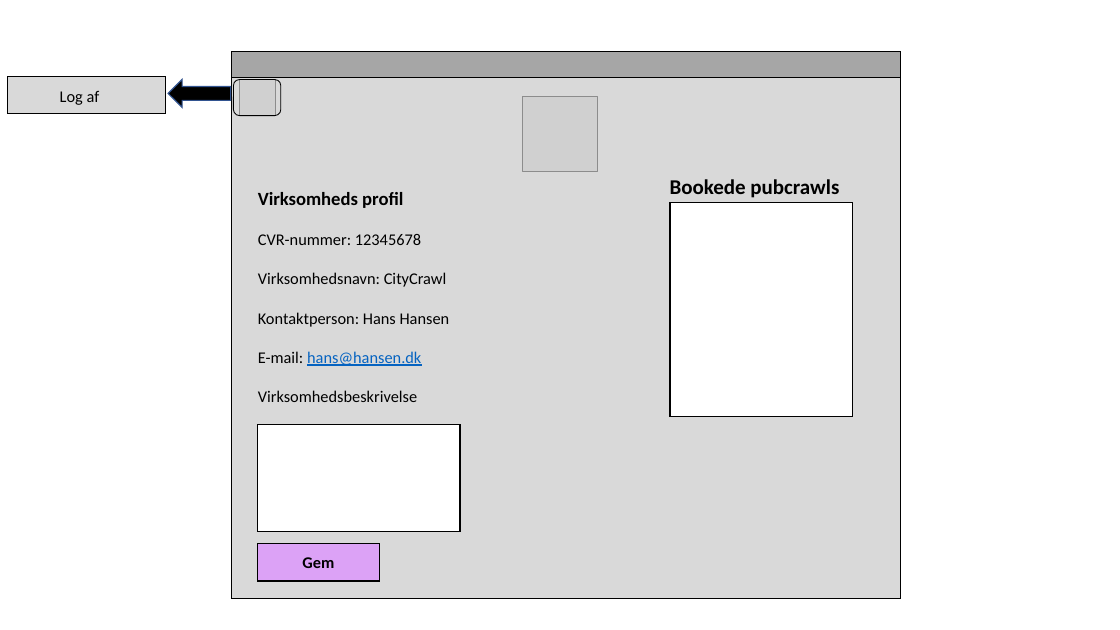
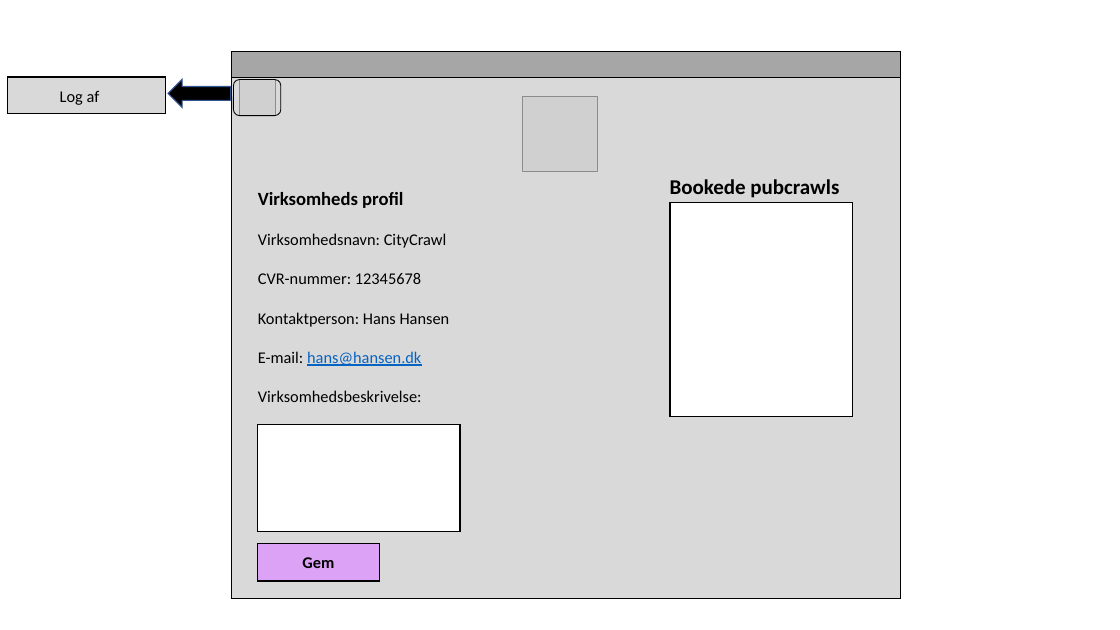
Before and after one commit to CityCrawl/CityCrawl, a slide deck: slide 5 of Diagrammer/CC-Web_design/CC_Web_Vinduer.pptx. Drawn at 1120x630 pixels with LibreOffice and Linux fonts; fonts in the diff are those of the drawing; grey boxes stand for pictures. Boxes give left, top, right and bottom in pixels: in the first picture for what was removed or moved away, otherwise in the second. Text is boxed around its words. In the diff, an @@ line names an element or a change of style, - is before the commit and + after.

```diff
--- a/Diagrammer/CC-Web_design/CC_Web_Vinduer.pptx
+++ b/Diagrammer/CC-Web_design/CC_Web_Vinduer.pptx
@@ text at [258,233,447,248]: paragraph added @@
+Virksomhedsnavn: CityCrawl
@@ text at [258,272,447,287]: paragraph removed @@
-Virksomhedsnavn: CityCrawl
@@ text at [258,390,422,402]: text changed @@
-Virksomhedsbeskrivelse
+Virksomhedsbeskrivelse:
```
Also in this commit, not shown: 2 other files.
